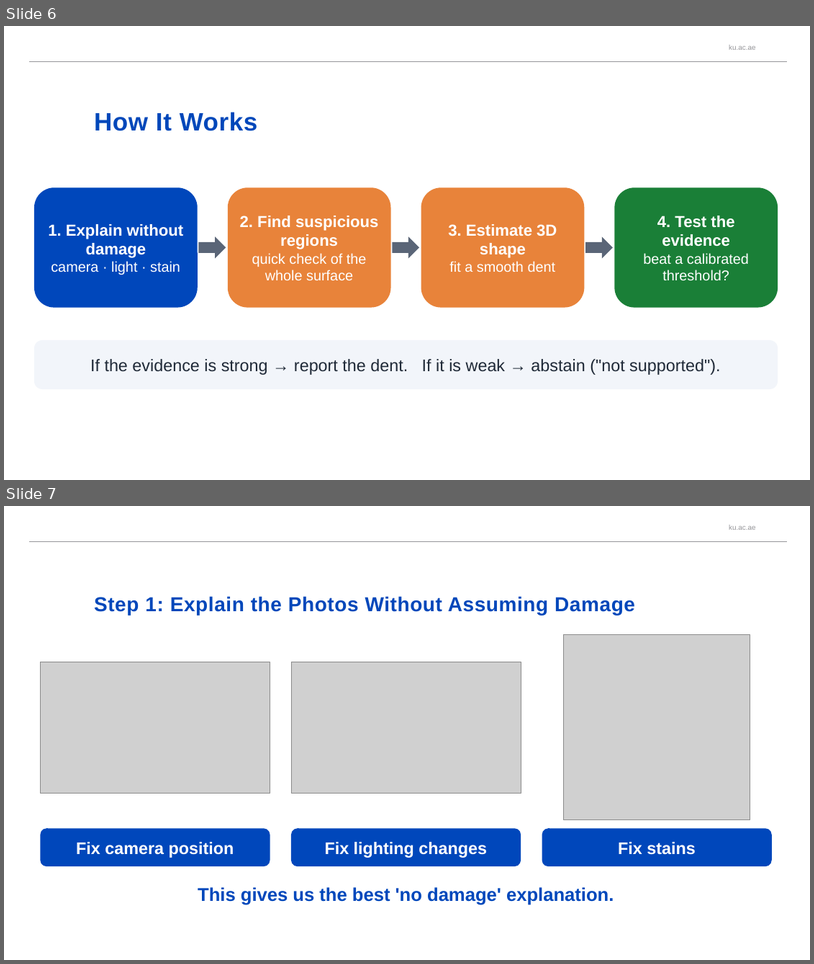
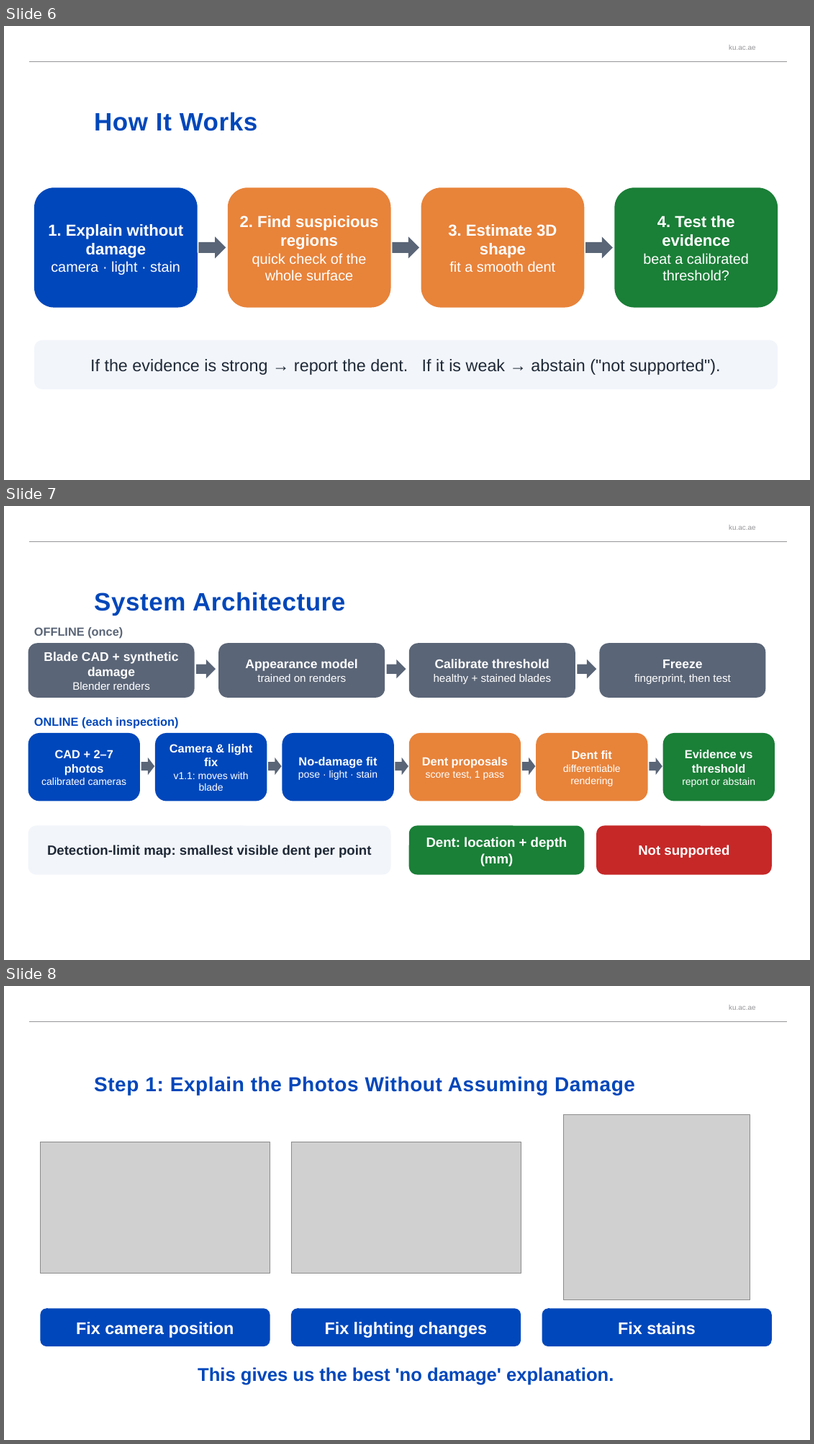
Before and after one commit to afeefaaazam03/3D-Jetblade, a slide deck: media/BladeDelta_presentation.pptx. Shown one above the other, each under a label of ours: slides 6 and 7 before the commit, slides 6, 7 and 8 after it. The pictures are 814x964 and 814x1444 pixels, drawn with LibreOffice and Linux fonts; fonts in the diff are those of the drawing; grey boxes stand for pictures; background and template pictures are left out. Boxes give left, top, right and bottom in pixels: in the first picture for what was removed or moved away, otherwise in the second. Text is boxed around its words. In the diff, an @@ line names an element or a change of style, - is before the commit and + after.

```diff
--- a/media/BladeDelta_presentation.pptx
+++ b/media/BladeDelta_presentation.pptx
@@ slide 7 added at [4, 506, 810, 960], background #FFFFFF; not listed: 2 template elements that a slide beside it also shows @@
@@ title added at [94, 592, 345, 615], 30 pt, text #0047BA, bold @@
+System Architecture
@@ text added at [34, 627, 123, 638], 14 pt, text #5A6577, bold @@
+OFFLINE (once)
@@ rounded rectangle added at [28, 644, 195, 698], fill #5A6577, 15 pt, text #FFFFFF, bold @@
+Blade CAD + synthetic damage
+Blender renders
@@ rounded rectangle added at [219, 644, 385, 698], fill #5A6577, 13 pt, text #FFFFFF @@
+Appearance model
+trained on renders
@@ rounded rectangle added at [409, 644, 576, 698], fill #5A6577, 13 pt, text #FFFFFF @@
+Calibrate threshold
+healthy + stained blades
@@ rounded rectangle added at [600, 644, 766, 698], fill #5A6577, 13 pt, text #FFFFFF @@
+Freeze
+fingerprint, then test
@@ right arrow added at [196, 659, 216, 679], fill #5A6577 @@
@@ right arrow added at [387, 659, 406, 679], fill #5A6577 @@
@@ right arrow added at [578, 659, 597, 679], fill #5A6577 @@
@@ text added at [34, 717, 178, 728], 14 pt, text #0047BB, bold @@
+ONLINE (each inspection)
@@ rounded rectangle added at [28, 733, 140, 800], fill #0047BB, 12 pt, text #FFFFFF @@
+CAD + 2–7 photos
+calibrated cameras
@@ rounded rectangle added at [155, 733, 267, 800], fill #0047BB, 12 pt, text #FFFFFF @@
+Camera & light fix
+v1.1: moves with blade
@@ rounded rectangle added at [282, 733, 394, 800], fill #0047BB, 12 pt, text #FFFFFF @@
+No-damage fit
+pose · light · stain
@@ rounded rectangle added at [409, 733, 521, 800], fill #E8833A, 12 pt, text #FFFFFF @@
+Dent proposals
+score test, 1 pass
@@ rounded rectangle added at [536, 733, 648, 800], fill #E8833A, 12 pt, text #FFFFFF @@
+Dent fit
+differentiable rendering
@@ rounded rectangle added at [664, 733, 775, 800], fill #1A7F37, 14 pt, text #FFFFFF, bold @@
+Evidence vs threshold
+report or abstain
@@ right arrow added at [142, 758, 154, 775], fill #5A6577 @@
@@ right arrow added at [268, 758, 282, 775], fill #5A6577 @@
@@ right arrow added at [396, 758, 409, 775], fill #5A6577 @@
@@ right arrow added at [522, 758, 536, 775], fill #5A6577 @@
@@ right arrow added at [650, 758, 663, 775], fill #5A6577 @@
@@ rounded rectangle added at [28, 826, 391, 875], fill #F2F5FA, 16 pt, text #1F2937, bold @@
+Detection-limit map: smallest visible dent per point
@@ rounded rectangle added at [409, 826, 585, 875], fill #1A7F37, 16 pt, text #FFFFFF, bold @@
+Dent: location + depth (mm)
@@ rounded rectangle added at [597, 826, 772, 875], fill #C62828, 16 pt, text #FFFFFF, bold @@
+Not supported
@@ what was slide 7 is now slide 8 @@
```
Also in this commit, not shown: 1 slide changed, 4 other slides added.
